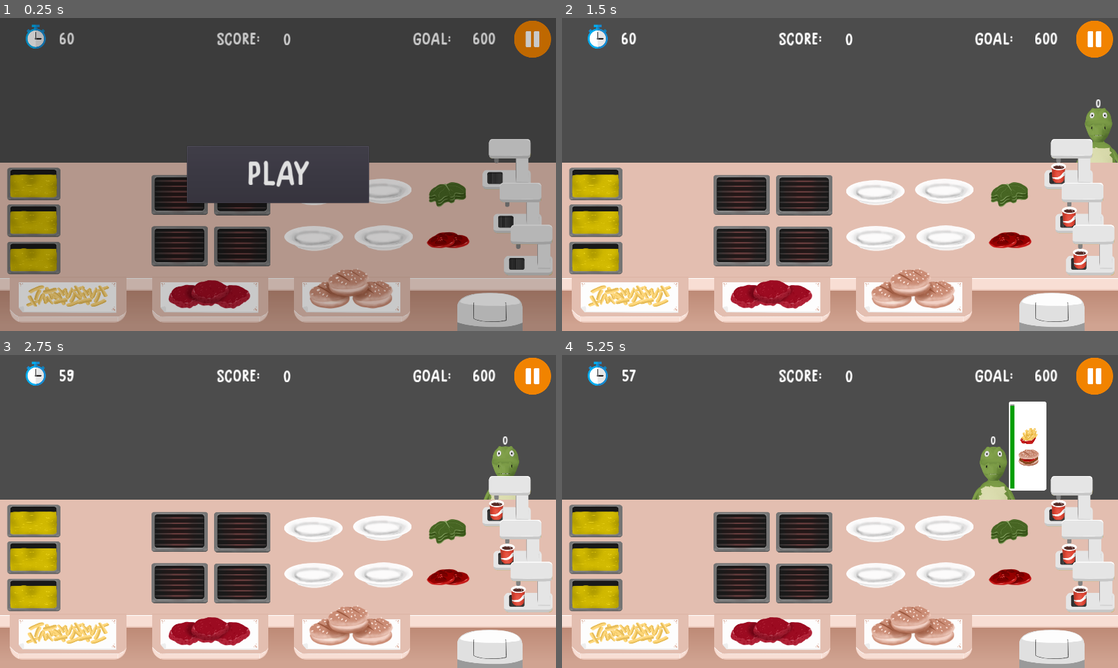
Above: before the commit, frames 1-4 (two rows, left to right).
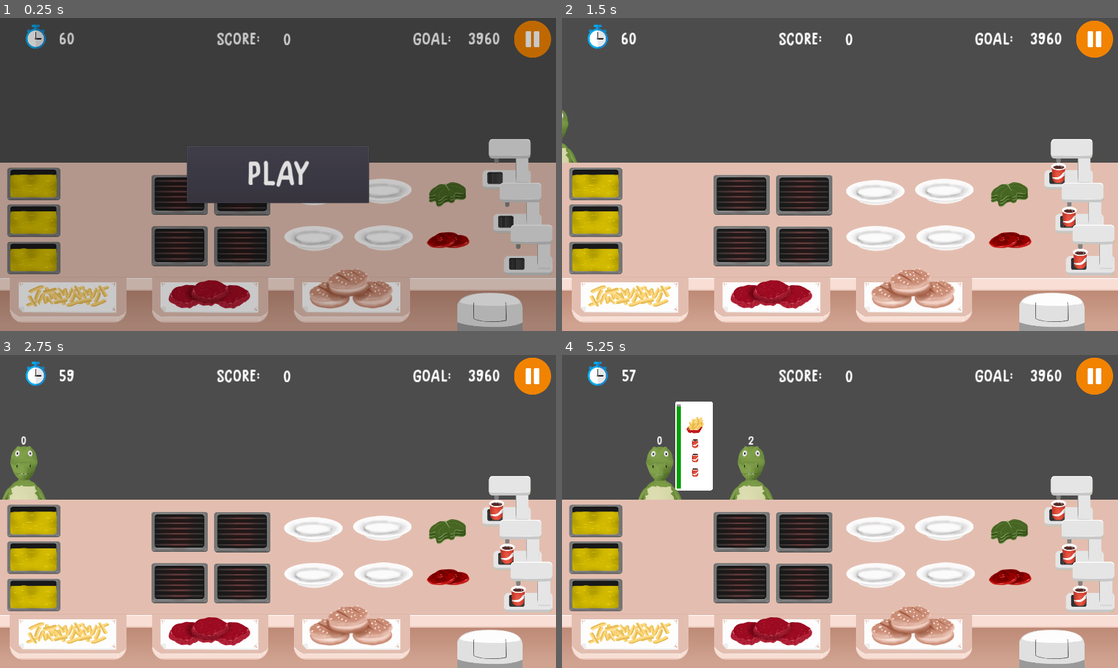
Above: after the commit, the same moments.

Repository: samuelpedrajas/MyVeganRestaurant
Game: Godot game, scene res://Scenes/Kitchen.tscn
Same seed, same stepped clock (60 frames per second), same inputs: the game is played once before the commit and once after it.
Inputs (mouse positions are in pixels of both pictures, inside the frame that each line leads up to):
- Up to frame 1 (0.25 s): no input
- Up to frame 2 (1.5 s): click "PLAY" at 0.5 s; click (1095, 39) at 1.25 s
- Up to frame 3 (2.75 s): tap Enter at 2 s
- Up to frame 4 (5.25 s): no input

The runs differ from the first frame. In frame 1, 0.1% of the frame differs, in the area x 84-90%, y 4-9%; in frame 2, 1.0%; in frame 3, 1.4%; in frame 4, 6.4%, in the area x 13-90%, y 4-47%.

Commit message:
small fix

Diff:
--- a/Scripts/ClientArea.gd
+++ b/Scripts/ClientArea.gd
@@ -15,8 +15,8 @@
 
 export(float) var max_time = 60
 export(float) var max_arrival_time = 3.0
-export(float) var average_time_for_client = 10.0
-export(float) var average_reward_for_client = 120.0
+export(float) var average_time_for_client = 3.0
+export(float) var average_reward_for_client = 220.0
 export(int) var max_orders = 4
 
 export(float) var seconds_gained_on_delivery = 3.0 * average_time_for_client
@@ -24,7 +24,7 @@
 export(float) var base_variability = 0.5
 export(float) var added_variability = 1.5
 export(float) var added_variability_percentage = 0.4 #  0.4
-export(Array) var maximums = [1.0]  # [0.8]
+export(Array) var maximums = [0.0, 1.0]  # [0.8]
 
 export(Dictionary) var prices = {
 	"Fries": 50,
@@ -138,6 +138,7 @@
 						continue
 					var new_profit = prices[dish_ref]
 					if new_profit > diff:
+						profit = new_profit
 						selected_dish_ref = dish_ref
 						break
 
